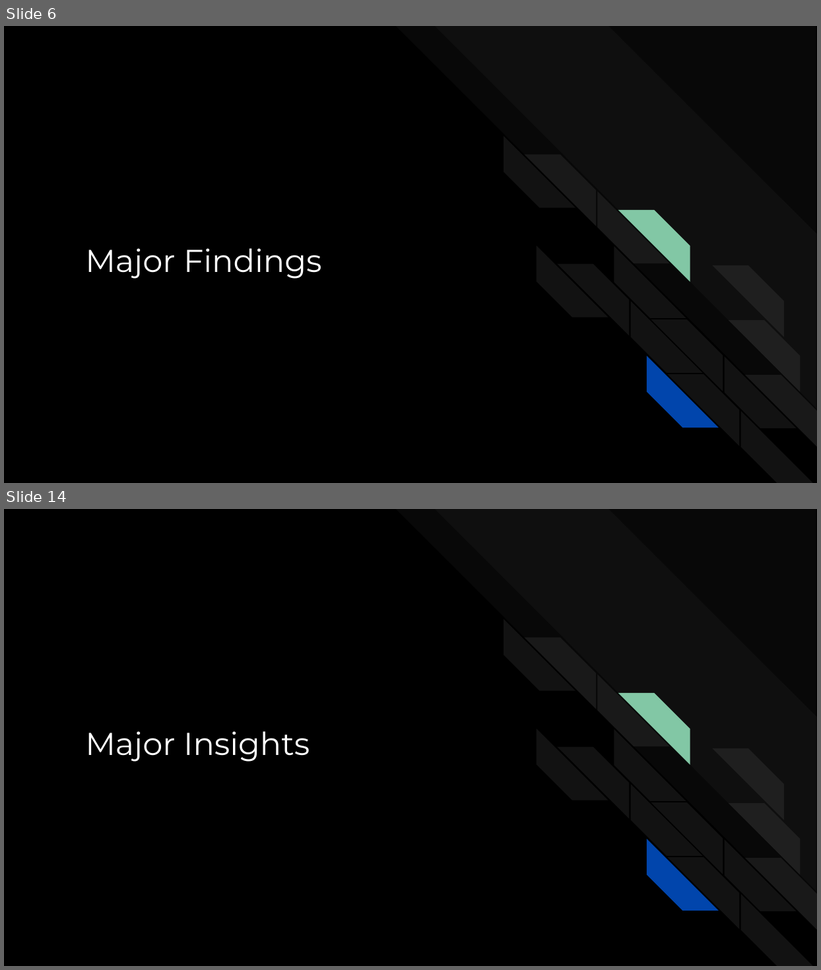
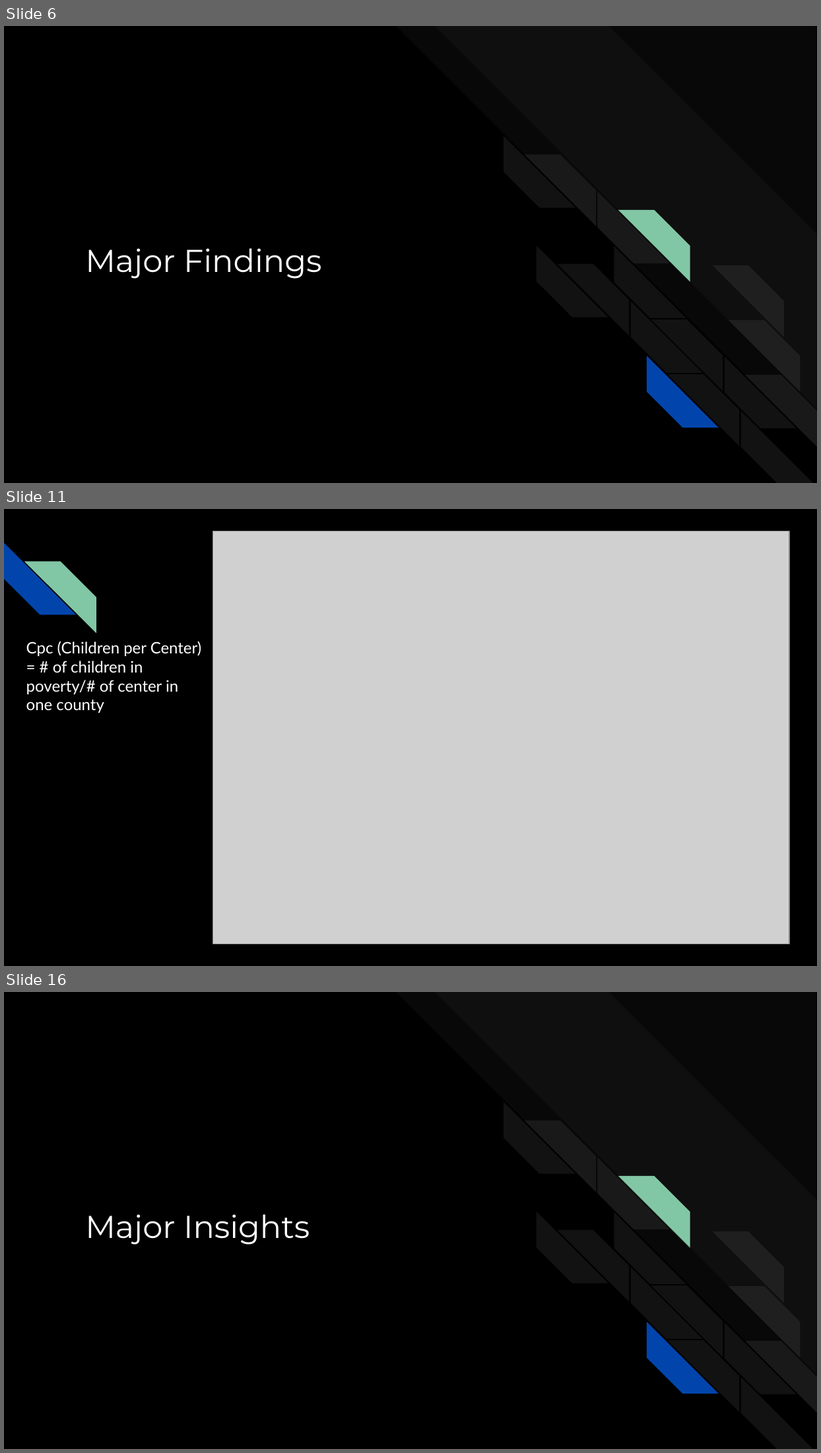
Before and after one commit to AGA-Datathon-2023/Dataminers, a slide deck: AGA Datathon 2023.pptx. Shown one above the other, each under a label of ours: slides 6 and 14 before the commit, slides 6, 11 and 16 after it; the slides between them are not shown. The pictures are 821x970 and 821x1453 pixels, drawn with LibreOffice and Linux fonts; fonts in the diff are those of the drawing; grey boxes stand for pictures. Boxes give left, top, right and bottom in pixels: in the first picture for what was removed or moved away, otherwise in the second. Text is boxed around its words. In the diff, an @@ line names an element or a change of style, - is before the commit and + after.

```diff
--- a/AGA Datathon 2023.pptx
+++ b/AGA Datathon 2023.pptx
@@ slide 11 added at [4, 509, 817, 966], background #000000 @@
@@ diag stripe added at [4, 543, 75, 615], fill #0145AC @@
@@ picture added at [213, 531, 789, 944] @@
@@ diag stripe added at [24, 561, 96, 632], fill #82C7A5 @@
@@ text added at [26, 641, 202, 713], 14 pt, text #FFFFFF @@
+Cpc (Children per Center)
+= # of children in poverty/# of center in one county
@@ what was slide 14 is now slide 16 @@
```
Also in this commit, not shown: 8 slides changed, 4 other slides added, 2 slides removed.
